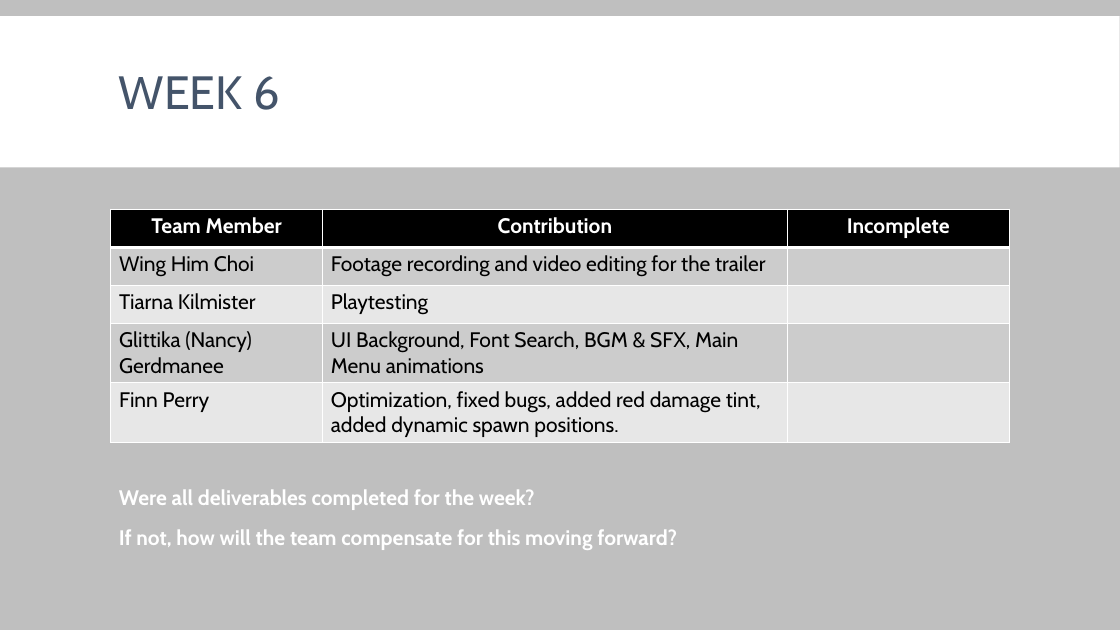
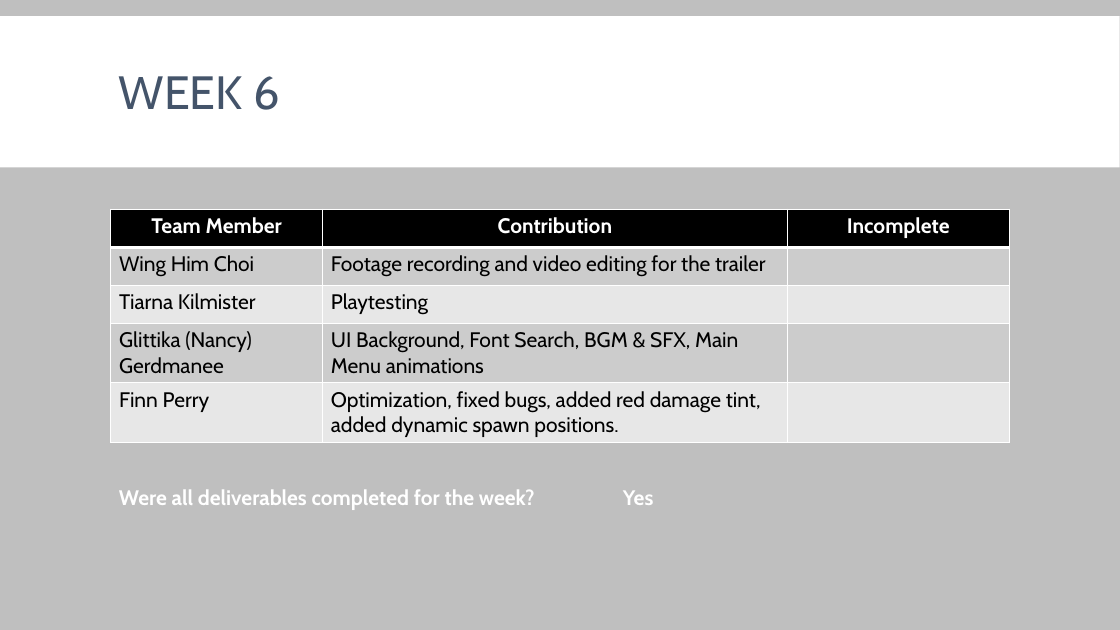
Before and after one commit to glittika-gerdmanee/1st-Year-Group-Major-Project, a slide deck: slide 8 of Documents/Weekly Production Logs/Fireball - Production Outcomes.pptx. Drawn at 1120x630 pixels with LibreOffice and Linux fonts; fonts in the diff are those of the drawing. Boxes give left, top, right and bottom in pixels: in the first picture for what was removed or moved away, otherwise in the second. Text is boxed around its words. In the diff, an @@ line names an element or a change of style, - is before the commit and + after.

```diff
--- a/Documents/Weekly Production Logs/Fireball - Production Outcomes.pptx
+++ b/Documents/Weekly Production Logs/Fireball - Production Outcomes.pptx
@@ text at (119,489,654,510): text changed @@
-Were all deliverables completed for the week?
-If not, how will the team compensate for this moving forward?
+Were all deliverables completed for the week? Yes
```
Also in this commit, not shown: 1 other slide changed.
